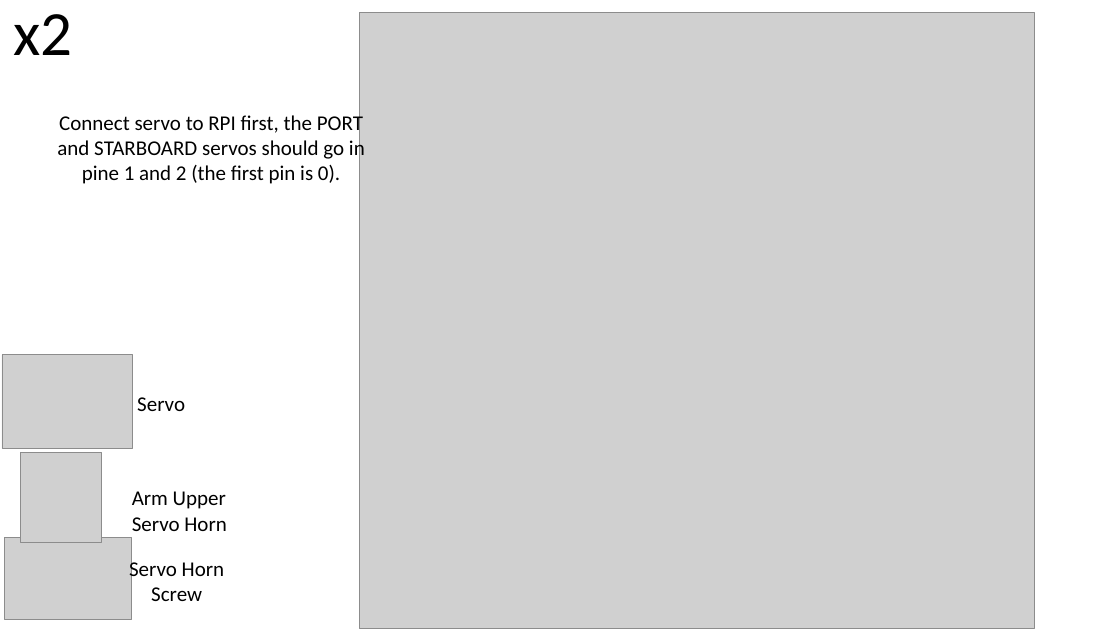
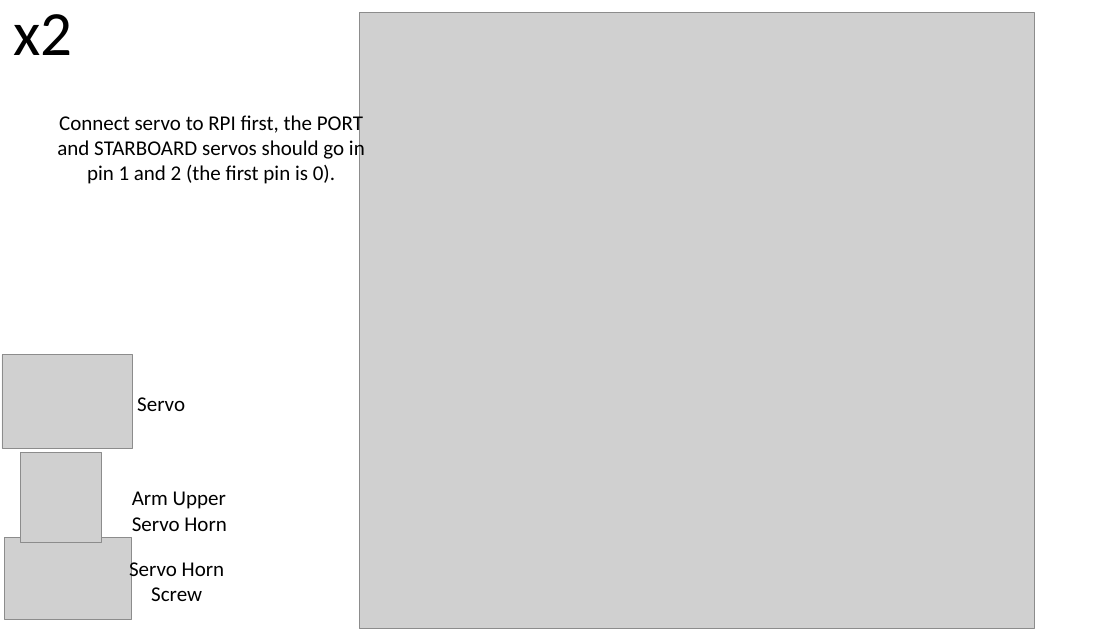
Before and after one commit to latishab/tars, a slide deck: slide 12 of TARS Instructions (WIP).pptx. Drawn at 1120x630 pixels with LibreOffice and Linux fonts; fonts in the diff are those of the drawing; grey boxes stand for pictures; background and template pictures are left out. Boxes give left, top, right and bottom in pixels: in the first picture for what was removed or moved away, otherwise in the second. Text is boxed around its words. In the diff, an @@ line names an element or a change of style, - is before the commit and + after.

```diff
--- a/TARS Instructions (WIP).pptx
+++ b/TARS Instructions (WIP).pptx
@@ text at box(57, 112, 365, 184): text changed @@
-Connect servo to RPI first, the PORT and STARBOARD servos should go in pine 1 and 2 (the first pin is 0).
+Connect servo to RPI first, the PORT and STARBOARD servos should go in pin 1 and 2 (the first pin is 0).
```
